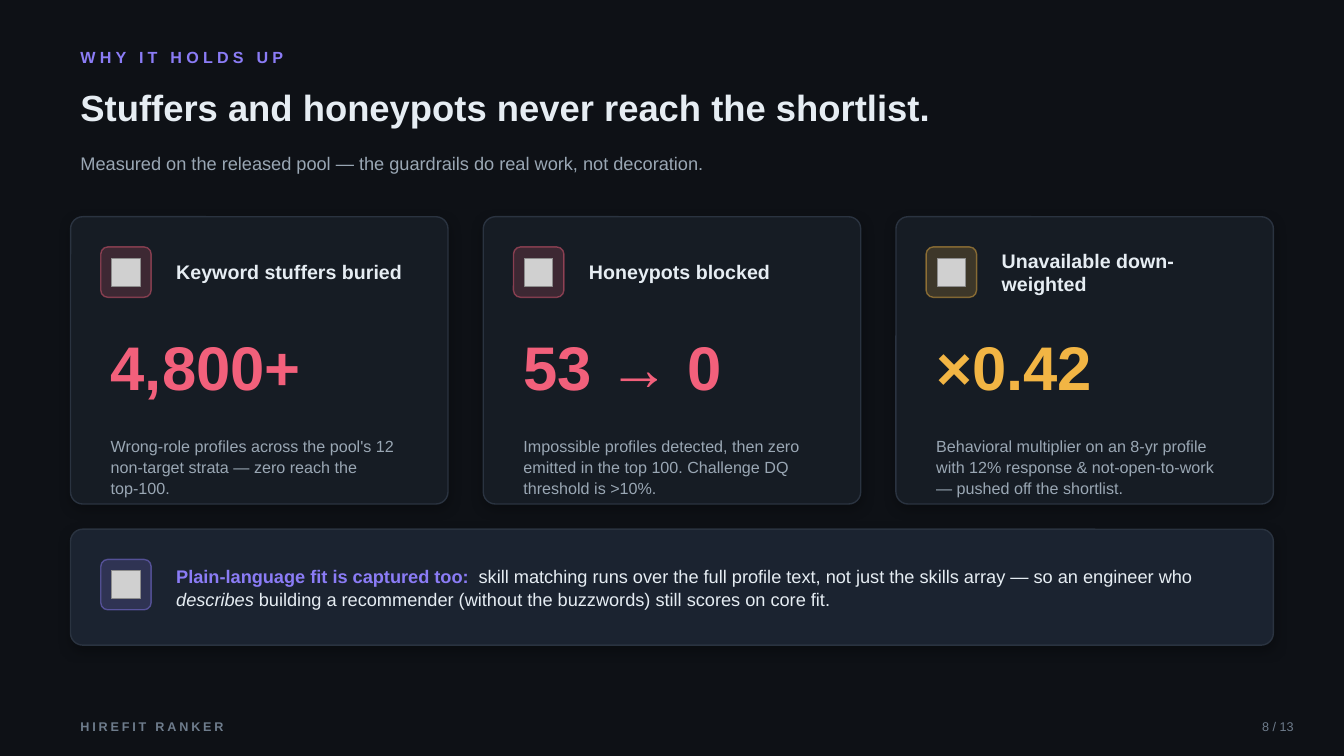
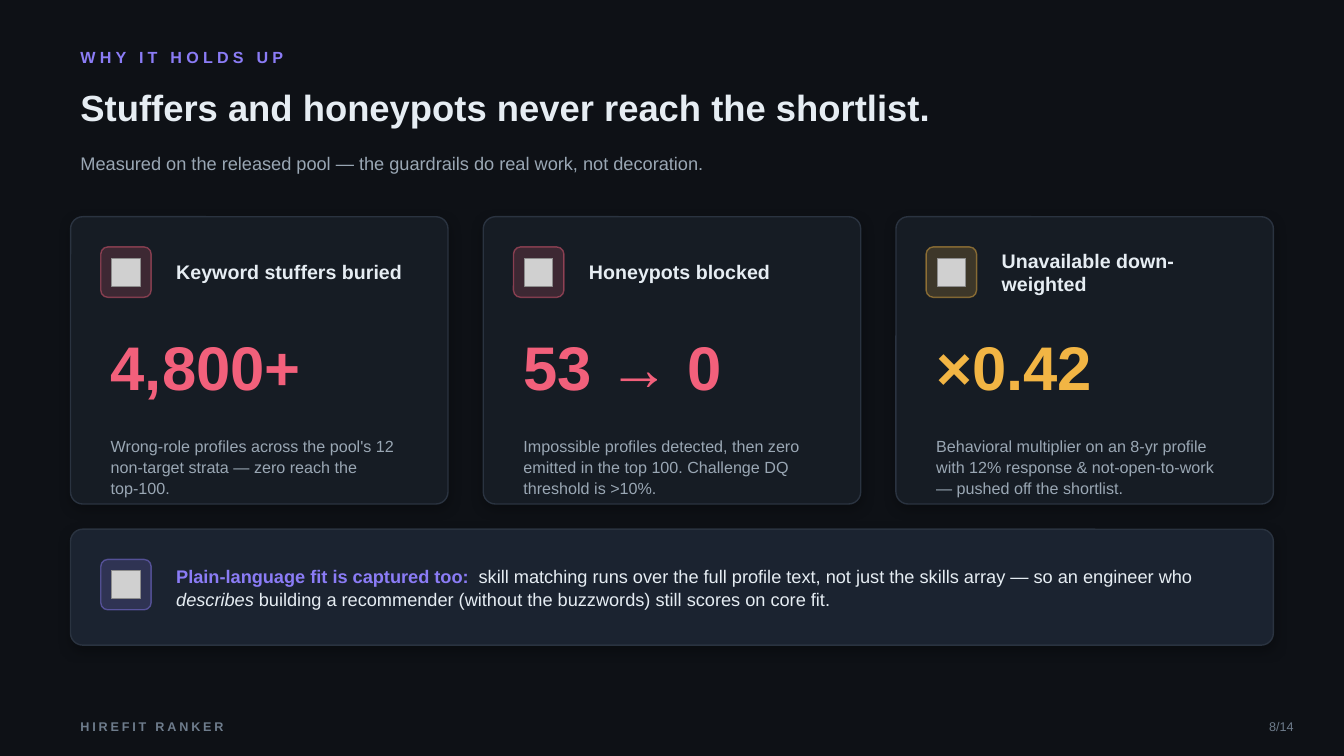
Before and after one commit to bansalbhunesh/redrob-hirefit-ranker, a slide deck: slide 8 of docs/HireFit_Ranker_Redrob_POLISHED.pptx. Drawn at 1344x756 pixels with LibreOffice and Linux fonts; fonts in the diff are those of the drawing; grey boxes stand for pictures. Boxes give left, top, right and bottom in pixels: in the first picture for what was removed or moved away, otherwise in the second. Text is boxed around its words. In the diff, an @@ line names an element or a change of style, - is before the commit and + after.

```diff
--- a/docs/HireFit_Ranker_Redrob_POLISHED.pptx
+++ b/docs/HireFit_Ranker_Redrob_POLISHED.pptx
@@ text at bbox=[1269, 722, 1294, 731]: text changed @@
-8 / 13
+8/14
```
Also in this commit, not shown: 12 other slides changed, 1 slide added, 1 slide removed, 23 other files.
